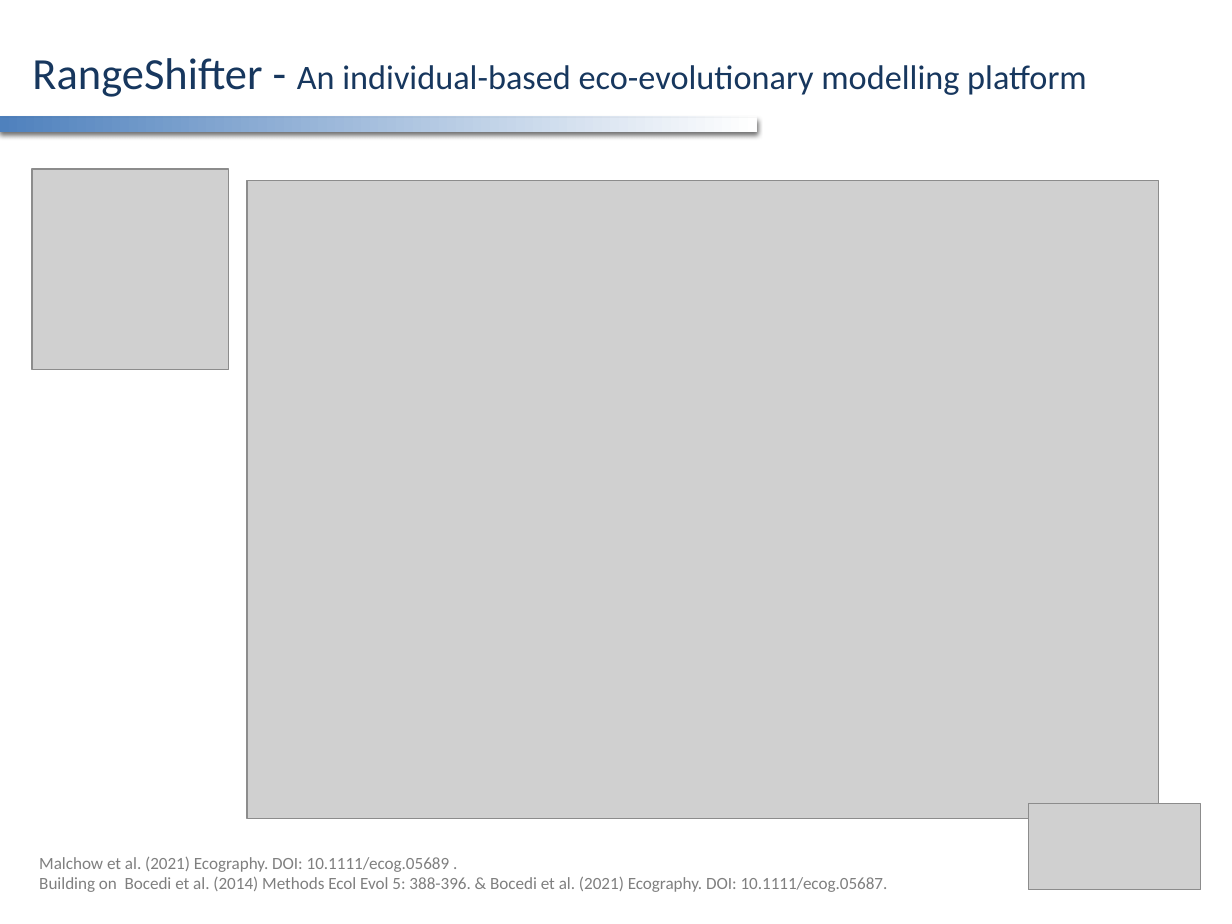
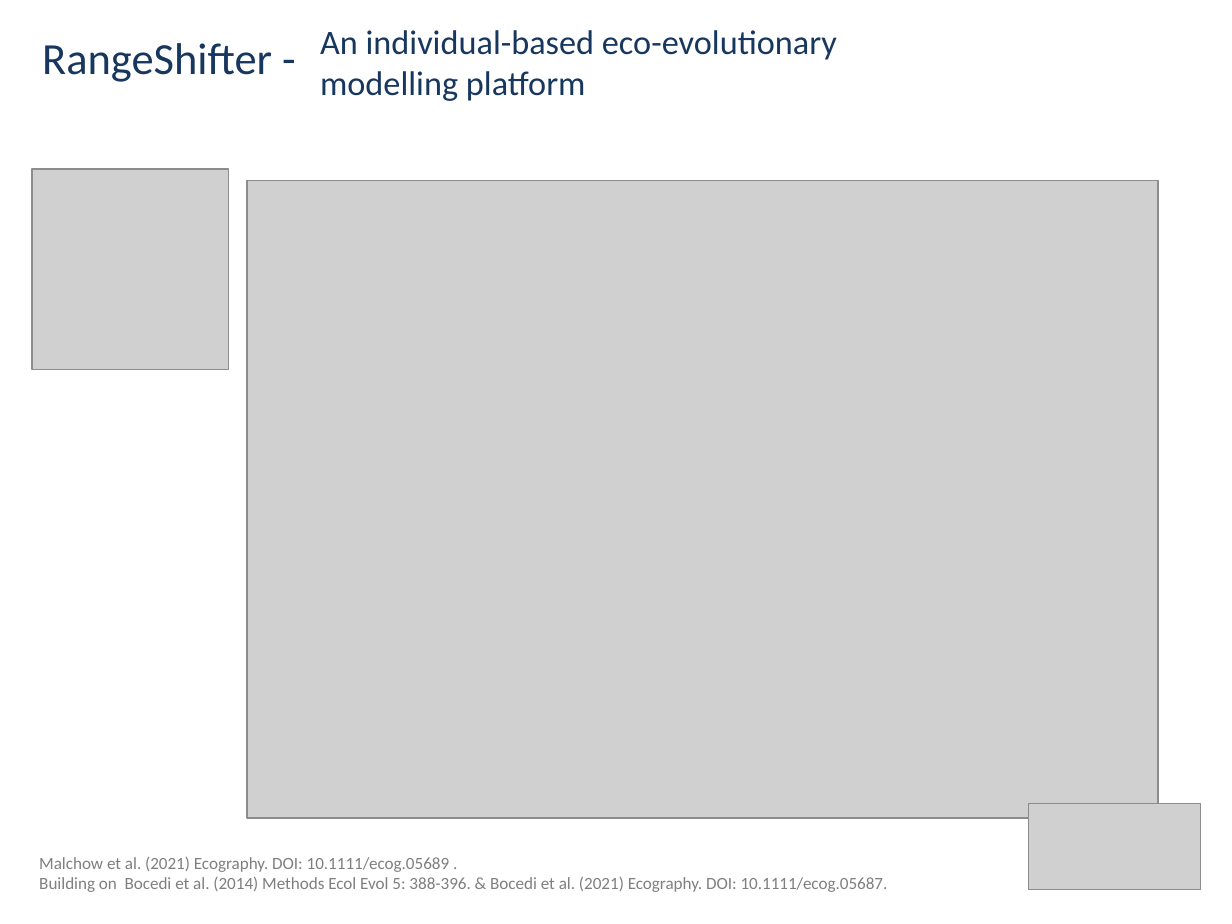
Before and after one commit to RangeShifter/IBS2022_RS_workshop, a slide deck: slide 3 of presentations/Presentation_2_RSR-Overview.pptx. Drawn at 1232x924 pixels with LibreOffice and Linux fonts; fonts in the diff are those of the drawing; grey boxes stand for pictures; background and template pictures are left out. Boxes give left, top, right and bottom in pixels: in the first picture for what was removed or moved away, otherwise in the second. Text is boxed around its words. In the diff, an @@ line names an element or a change of style, - is before the commit and + after.

```diff
--- a/presentations/Presentation_2_RSR-Overview.pptx
+++ b/presentations/Presentation_2_RSR-Overview.pptx
@@ text added at (42, 43, 272, 82), 26 pt, text #17375E @@
+RangeShifter -
@@ text at (320, 30, 837, 101): text changed @@
-RangeShifter - An individual-based eco-evolutionary modelling platform
+An individual-based eco-evolutionary
+modelling platform
@@ rectangle removed at (0, 116, 756, 131) @@
@@ rectangle removed at (0, 118, 756, 133) @@
```
Also in this commit, not shown: 5 other slides changed, 1 slide removed, 2 other files.
